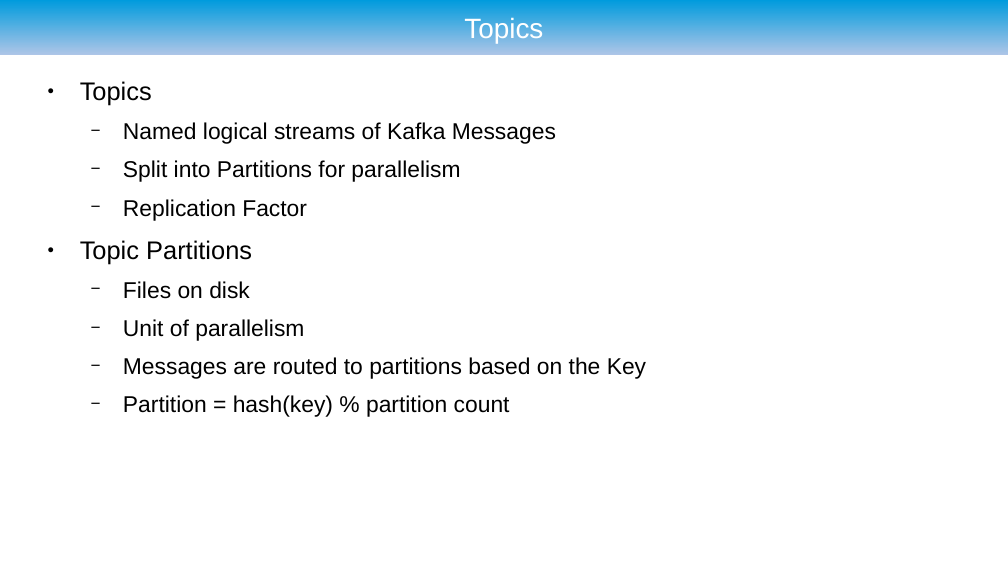
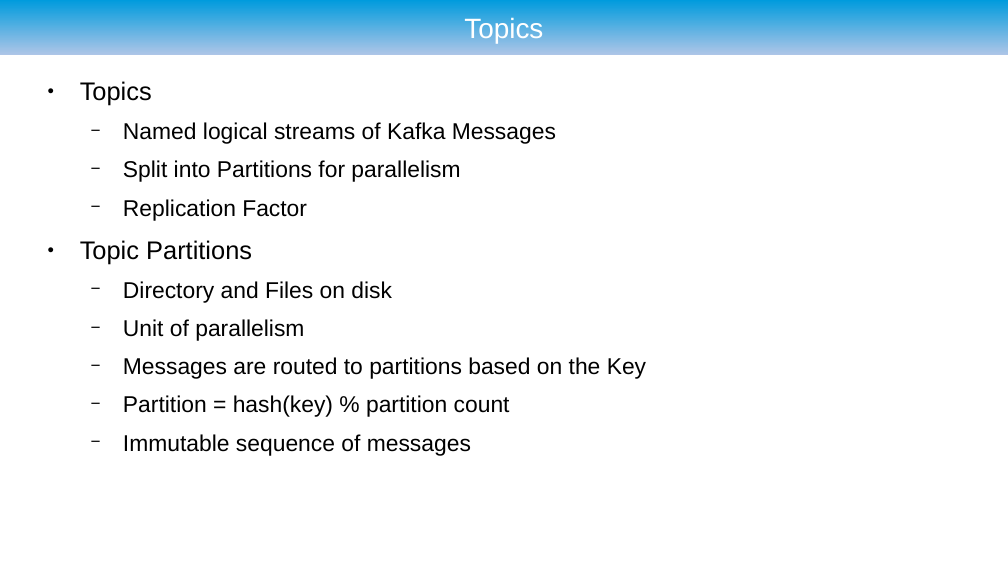
Before and after one commit to ryzlab/kafka-kompetensdag, a slide deck: slide 11 of doc/presentation-umejug.odp. Drawn at 1008x567 pixels with LibreOffice and Linux fonts; fonts in the diff are those of the drawing; background and template pictures are left out. Boxes give left, top, right and bottom in pixels: in the first picture for what was removed or moved away, otherwise in the second. Text is boxed around its words. In the diff, an @@ line names an element or a change of style, - is before the commit and + after.

```diff
--- a/doc/presentation-umejug.odp
+++ b/doc/presentation-umejug.odp
@@ text at <box>123,281,392,303</box>: text changed @@
-  − Files on disk
+  − Directory and Files on disk
@@ text at <box>123,434,471,456</box>: paragraph added @@
+  − Immutable sequence of messages
```
Also in this commit, not shown: 6 other slides changed, 2 slides added, 2 other files.
